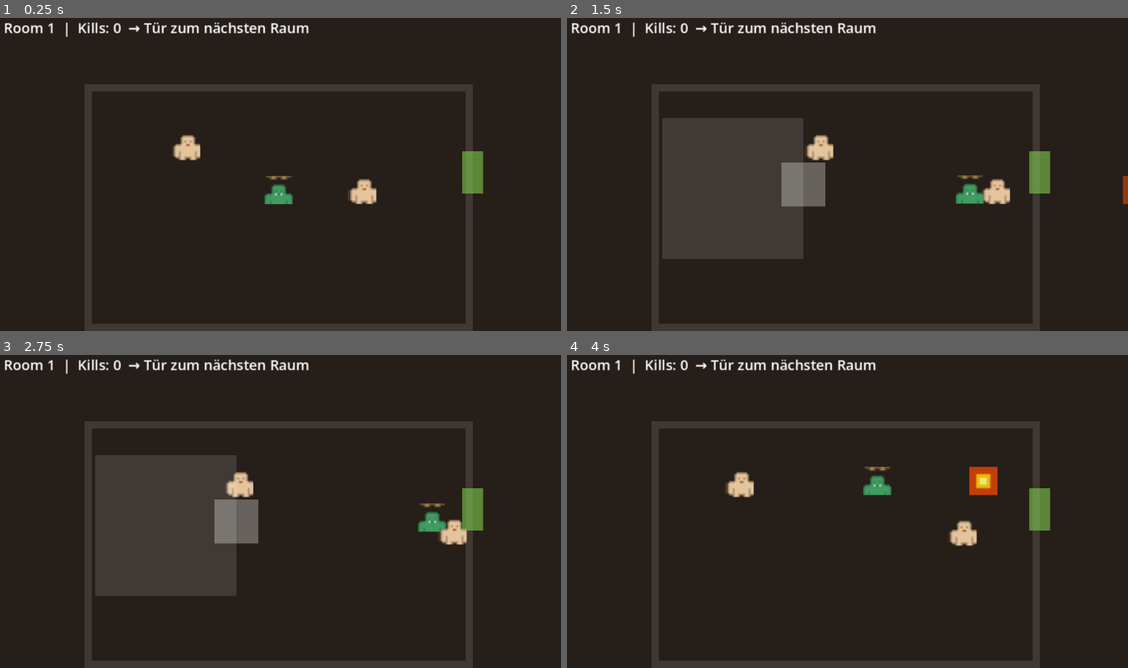
Above: before the commit, frames 1-4 (two rows, left to right).
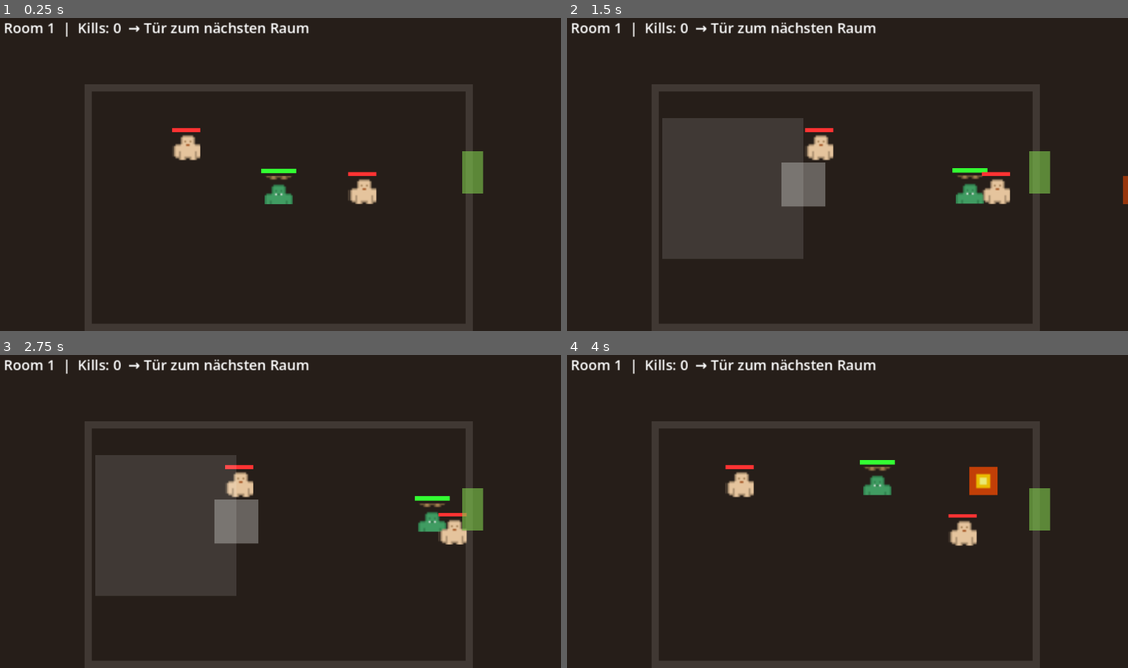
Above: after the commit, the same moments.

Repository: dcsepke-byte/slime-survivor
Game: Godot game, scene res://scenes/main.tscn
Same seed, same stepped clock (60 frames per second), same inputs: the game is played once before the commit and once after it.
Inputs (mouse positions are in pixels of both pictures, inside the frame that each line leads up to):
- Up to frame 1 (0.25 s): no input
- Up to frame 2 (1.5 s): move the mouse to (970, 155) at 0.52 s; hold Right (ui_right) 0.53-1.25 s; click (970, 155) at 0.67 s; tap Space at 0.77 s; drag from (735, 187) to (1038, 171) at 1.27 s
- Up to frame 3 (2.75 s): move the mouse to (336, 439) at 2.02 s; hold Right (ui_right) from 2.03 s (still down); click (336, 439) at 2.17 s
- Up to frame 4 (4 s): release Right (ui_right) at 2.75 s; drag from (819, 574) to (673, 461) at 2.77 s; move the mouse to (1015, 558) at 3.52 s; hold Left (ui_left) from 3.53 s (still down); click (1015, 558) at 3.67 s; tap Space at 3.77 s

The runs differ from the first frame. In frame 1, 0.3% of the frame differs, in the area x 30-68%, y 35-51%; in frame 2, 0.2%; in frame 3, 0.2%; in frame 4, 0.2%.

Commit message:
feat: HP-Bars — Player (grün) + Gegner (rot) mit Anzeige

Diff:
--- a/scenes/enemy.tscn
+++ b/scenes/enemy.tscn
@@ -17,3 +17,15 @@
 
 [node name="CollisionShape2D" type="CollisionShape2D" parent="."]
 shape = SubResource("CircleShape2D_e")
+
+[node name="HPBg" type="ColorRect" parent="."]
+color = Color(0.3, 0.1, 0.1, 0.8)
+size = Vector2(32, 4)
+position = Vector2(-16, -20)
+mouse_filter = 2
+
+[node name="HPBar" type="ColorRect" parent="."]
+color = Color(1, 0.2, 0.2, 1)
+size = Vector2(32, 4)
+position = Vector2(-16, -20)
+mouse_filter = 2
--- a/scenes/player.tscn
+++ b/scenes/player.tscn
@@ -18,5 +18,8 @@
 [node name="CollisionShape2D" type="CollisionShape2D" parent="."]
 shape = SubResource("CircleShape2D_p")
 
-[node name="SpellSpawn" type="Marker2D" parent="."]
-position = Vector2(20, 0)
+[node name="HPBar" type="ColorRect" parent="."]
+color = Color(0.2, 1, 0.2, 1)
+size = Vector2(40, 5)
+position = Vector2(-20, -24)
+mouse_filter = 2
--- a/scripts/enemy.gd
+++ b/scripts/enemy.gd
@@ -1,15 +1,21 @@
 extends CharacterBody2D
 class_name Enemy
-## Simple enemy — patrols, takes damage from fireballs
+## Enemy with HP bar overhead
 
-var hp := 3
-var patrol_dir := 1.0
+var hp: int = 3
+var max_hp: int = hp
+var patrol_dir: float = 1.0
+var _timer: float = 0.0
+
 const SPEED := 60.0
-var _timer := 0.0
+
+@onready var hp_bar: ColorRect = $HPBar
+@onready var hp_bg: ColorRect = $HPBg
 
 
 func _ready() -> void:
 	add_to_group("enemy")
+	update_hp_bar()
 
 
 func _physics_process(delta: float) -> void:
@@ -26,5 +32,15 @@
 	modulate = Color.RED
 	await get_tree().create_timer(0.1).timeout
 	modulate = Color.WHITE
+	update_hp_bar()
 	if hp <= 0:
 		queue_free()
+
+
+func update_hp_bar() -> void:
+	if hp_bar:
+		hp_bar.size.x = 32.0 * hp / max_hp
+	if hp_bg:
+		hp_bg.position = Vector2(-16, -20)
+	if hp_bar:
+		hp_bar.position = Vector2(-16, -20)
--- a/scripts/game.gd
+++ b/scripts/game.gd
@@ -44,8 +44,10 @@
 			player.position = Vector2(130, 200)
 			var boss: Enemy = _spawn_enemy(Vector2(350, 180))
 			boss.hp = 8
+			boss.max_hp = 8
 			boss.modulate = Color.RED
 			boss.scale = Vector2(2, 2)
+			boss.update_hp_bar()
 
 	_update_hud()
 
--- a/scripts/player.gd
+++ b/scripts/player.gd
@@ -1,10 +1,11 @@
 extends CharacterBody2D
 class_name Player
-## Slime Survivor — Dual-Stick: Linker Stick = Bewegen, Rechter Stick = Zielen
 
 const SPEED := 200.0
 const FIRE_RATE := 0.3
+const MAX_HP := 5
 
+var hp := MAX_HP
 var mobile: Node = null
 var fire_cooldown: float = 0.0
 
@@ -18,17 +19,15 @@
 
 
 func _physics_process(delta: float) -> void:
-	# Bewegung
-	var input := Vector2.ZERO
+	var input: Vector2 = Vector2.ZERO
 	if mobile:
 		input = mobile.get_movement()
-	var kb := Input.get_vector("ui_left", "ui_right", "ui_up", "ui_down")
+	var kb: Vector2 = Input.get_vector("ui_left", "ui_right", "ui_up", "ui_down")
 	if kb != Vector2.ZERO:
 		input = kb
 	velocity = input * SPEED
 	move_and_slide()
 
-	# Schießen: Rechter Stick oder Space (Desktop)
 	fire_cooldown = max(0.0, fire_cooldown - delta)
 	var want_fire: bool = Input.is_key_pressed(KEY_SPACE)
 	if mobile and mobile.is_firing() and fire_cooldown <= 0:
@@ -38,13 +37,17 @@
 		fire_cooldown = FIRE_RATE
 		_cast_fireball()
 
+	# HP-Bar updaten
+	var bar: ColorRect = get_node_or_null("HPBar")
+	if bar:
+		bar.size.x = 40.0 * hp / MAX_HP
+		bar.position = Vector2(-20, -24)
+
 
 func _cast_fireball() -> void:
 	var fb: Area2D = preload("res://scenes/fireball.tscn").instantiate()
 	fb.position = global_position
-
-	# Richtung: Rechter Stick > Maus > Bewegungsrichtung
-	var dir := Vector2.RIGHT
+	var dir: Vector2 = Vector2.RIGHT
 	if mobile:
 		var aim: Vector2 = mobile.get_aim()
 		if aim != Vector2.ZERO:
@@ -54,15 +57,17 @@
 			if mov != Vector2.ZERO:
 				dir = mov.normalized()
 	else:
-		var md := get_global_mouse_position() - global_position
+		var md: Vector2 = get_global_mouse_position() - global_position
 		if md != Vector2.ZERO:
 			dir = md.normalized()
-
 	fb.set("direction", dir)
 	get_parent().add_child(fb)
 
 
 func take_damage(_amount: int) -> void:
+	hp -= 1
 	modulate = Color.RED
 	await get_tree().create_timer(0.1).timeout
 	modulate = Color.WHITE
+	if hp <= 0:
+		queue_free()
Not shown, changed: build/web/index.html
Not shown, changed: build/web/index.pck
